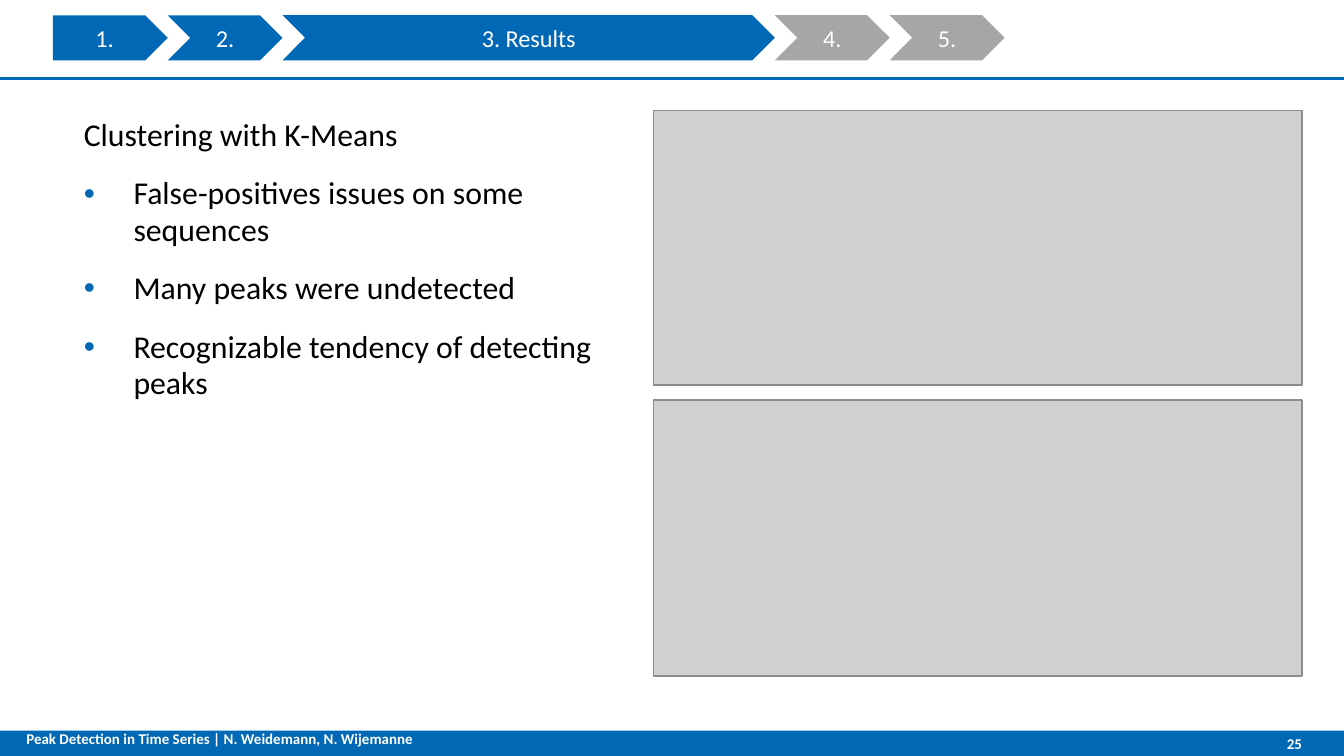
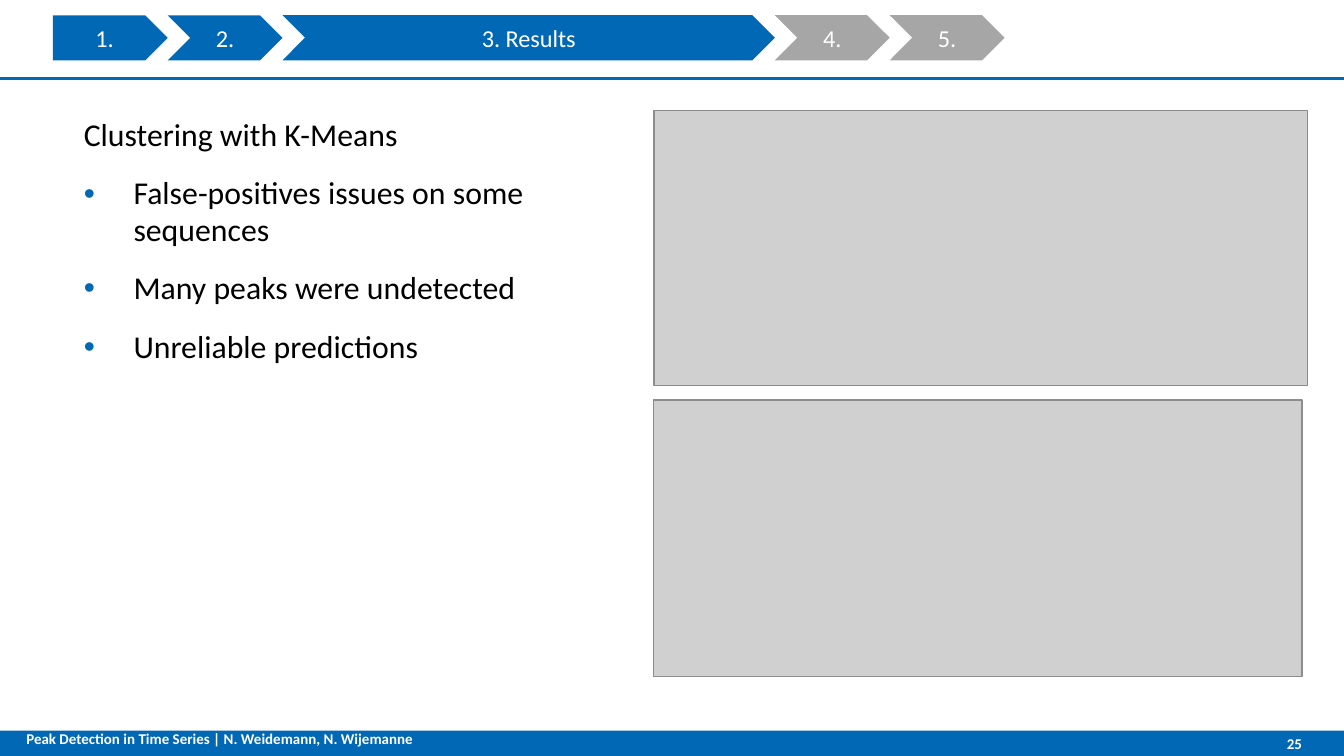
Before and after one commit to NatDharindri/AMSGroup2, a slide deck: slide 25 of Final presentation V2.pptx. Drawn at 1344x756 pixels with LibreOffice and Linux fonts; fonts in the diff are those of the drawing; grey boxes stand for pictures; background and template pictures are left out. Boxes give left, top, right and bottom in pixels: in the first picture for what was removed or moved away, otherwise in the second. Text is boxed around its words. In the diff, an @@ line names an element or a change of style, - is before the commit and + after.

```diff
--- a/Final presentation V2.pptx
+++ b/Final presentation V2.pptx
@@ picture: place and size @@
-picture at (655, 110, 1302, 384)
+picture at (655, 110, 1309, 386)
@@ text at (134, 336, 418, 363): text changed @@
-• Recognizable tendency of detecting peaks
+• Unreliable predictions
```
Also in this commit, not shown: 3 other slides changed.
